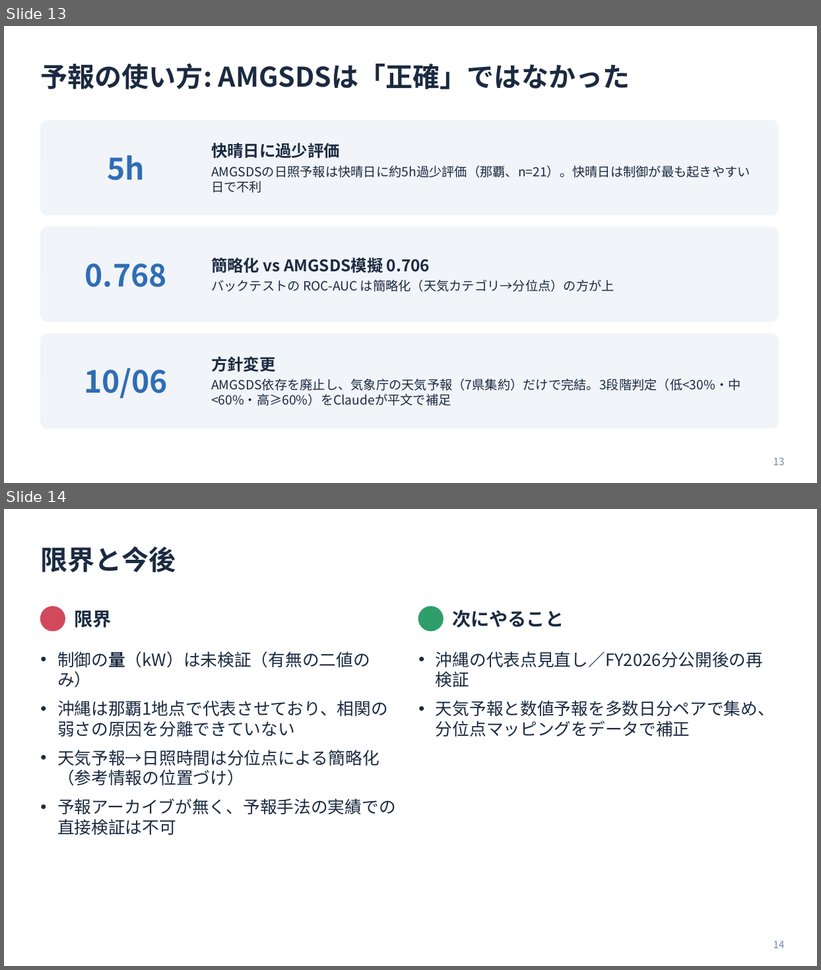
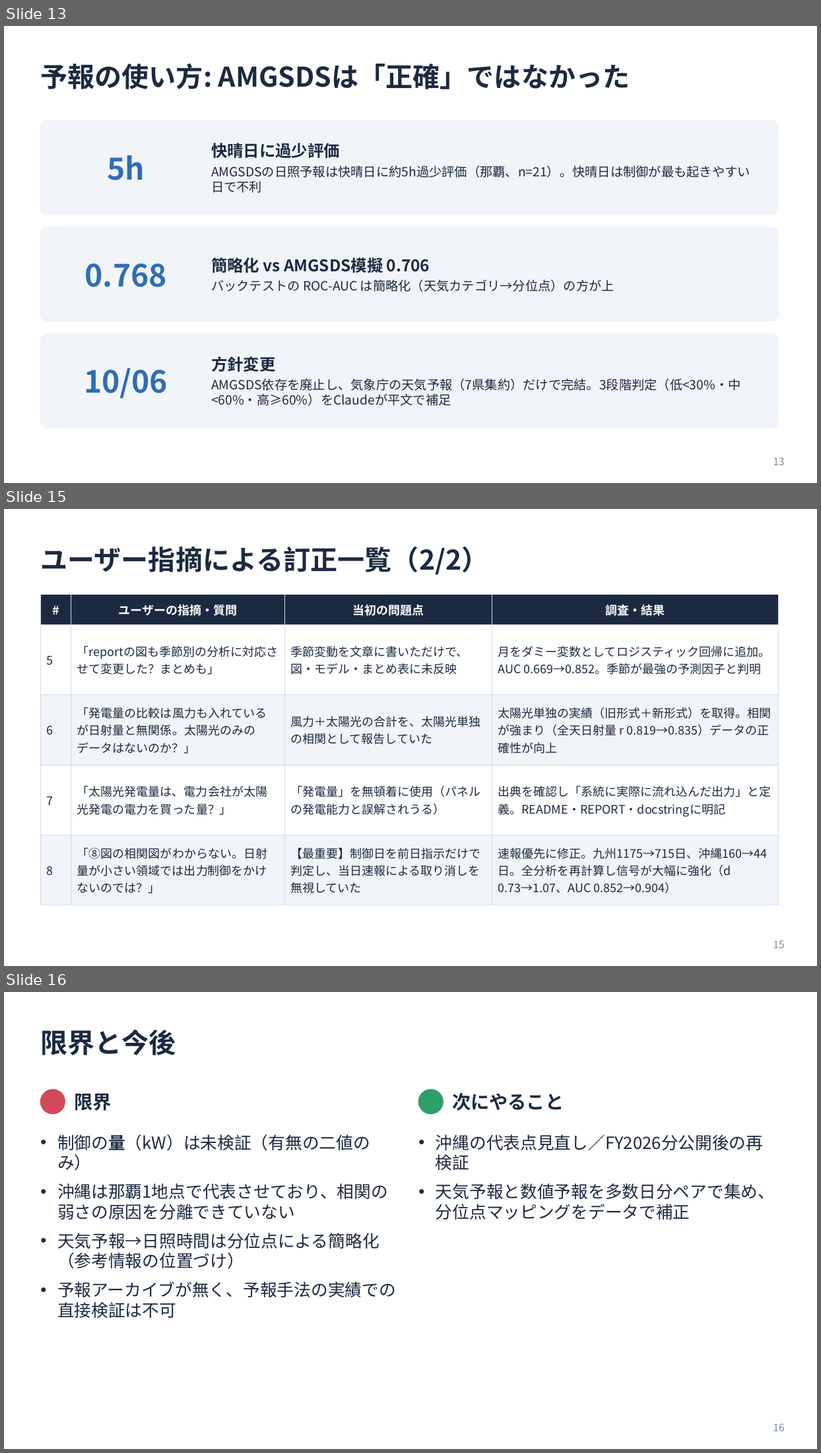
Before and after one commit to masauehr/solar_curtailment_kyushu, a slide deck: 太陽光出力制御_九州沖縄検証_claude.pptx. Shown one above the other, each under a label of ours: slides 13 and 14 before the commit, slides 13, 15 and 16 after it; the slides between them are not shown. The pictures are 821x970 and 821x1453 pixels, drawn with LibreOffice and Linux fonts; fonts in the diff are those of the drawing. Boxes give left, top, right and bottom in pixels: in the first picture for what was removed or moved away, otherwise in the second. Text is boxed around its words. In the diff, an @@ line names an element or a change of style, - is before the commit and + after.

```diff
--- a/太陽光出力制御_九州沖縄検証_claude.pptx
+++ b/太陽光出力制御_九州沖縄検証_claude.pptx
@@ slide 15 added at [4, 509, 817, 966], background #FFFFFF @@
@@ title added at [40, 546, 488, 575], 32 pt, text #1B2A41, bold @@
+ユーザー指摘による訂正一覧（2/2）
@@ table added at [40, 594, 779, 896], 5 rows, 4 columns @@
+# | ユーザーの指摘・質問 | 当初の問題点 | 調査・結果
+5 | 「reportの図も季節別の分析に対応させて変更した？まとめも」 | 季節変動を文章に書いただけで、図・モデル・まとめ表に未反映 | 月をダミー変数としてロジスティック回帰に追加。AUC 0.669→0.852。季節が最強の予測因子と判明
+6 | 「発電量の比較は風力も入れているが日射量と無関係。太陽光のみのデータはないのか？」 | 風力＋太陽光の合計を、太陽光単独の相関として報告していた | 太陽光単独の実績（旧形式＋新形式）を取得。相関が強まり（全天日射量 r 0.819→0.835）データの正確性が向上
+7 | 「太陽光発電量は、電力会社が太陽光発電の電力を買った量？」 | 「発電量」を無頓着に使用（パネルの発電能力と誤解されうる） | 出典を確認し「系統に実際に流れ込んだ出力」と定義。README・REPORT・docstringに明記
+8 | 「⑧図の相関図がわからない。日射量が小さい領域では出力制御をかけないのでは？」 | 【最重要】制御日を前日指示だけで判定し、当日速報による取り消しを無視していた | 速報優先に修正。九州1175→715日、沖縄160→44日。全分析を再計算し信号が大幅に強化（d 0.73→1.07、AUC 0.852→0.904）
@@ page number added at [774, 941, 785, 949], 12 pt, text #7A8BA3 @@
+15
@@ what was slide 14 is now slide 16 @@
@@ page number at [774, 1424, 785, 1432]: text changed @@
-14
+16
```
Also in this commit, not shown: 1 other slide added, 1 other file.
